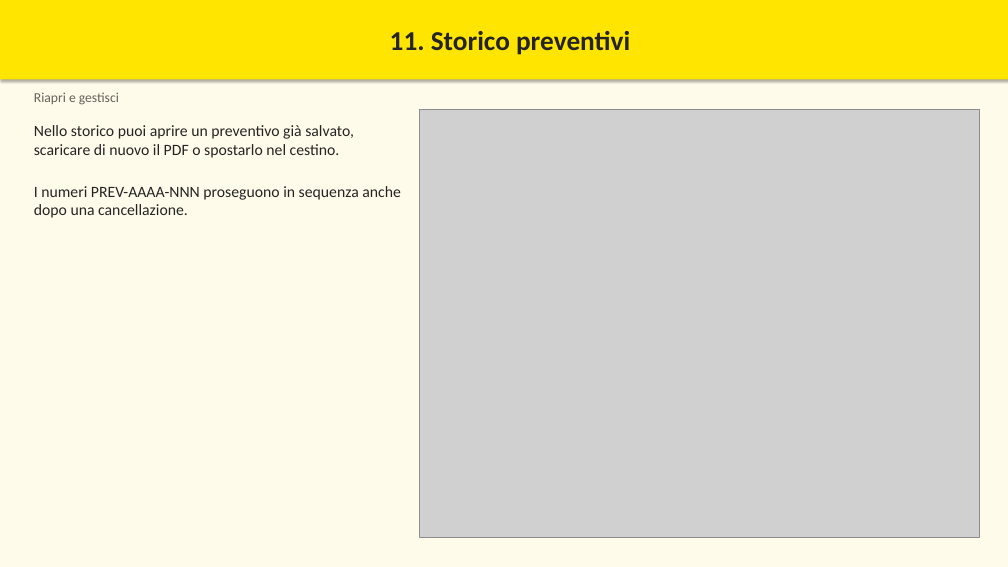
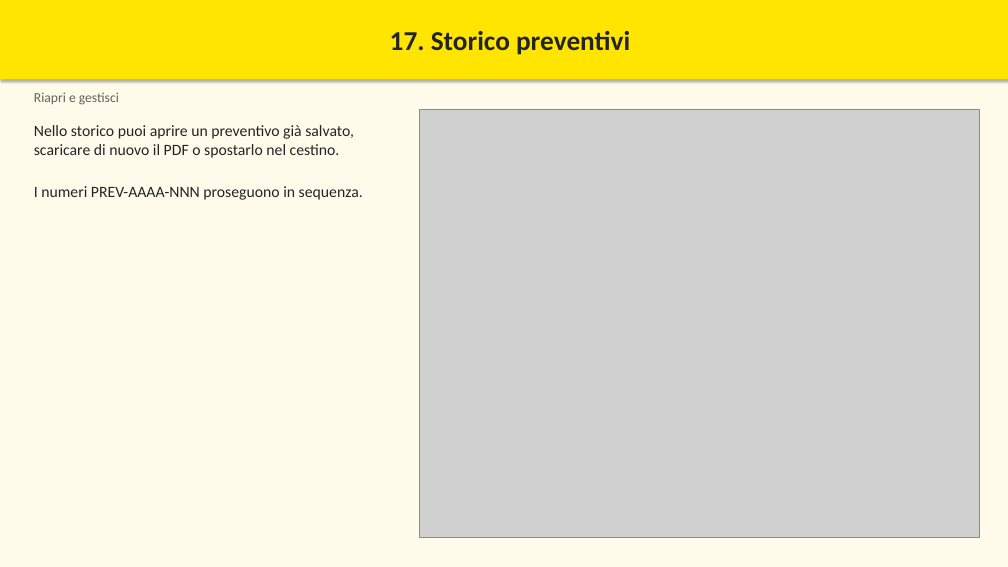
Before and after one commit to MBRP95/Preventivatore, a slide deck: slide 20 of docs/manuale/Manuale_Preventivatore.pptx (slide 12 before the commit). Drawn at 1008x567 pixels with LibreOffice and Linux fonts; fonts in the diff are those of the drawing; grey boxes stand for pictures. Boxes give left, top, right and bottom in pixels: in the first picture for what was removed or moved away, otherwise in the second. Text is boxed around its words. In the diff, an @@ line names an element or a change of style, - is before the commit and + after.

```diff
--- a/docs/manuale/Manuale_Preventivatore.pptx
+++ b/docs/manuale/Manuale_Preventivatore.pptx
@@ text in rectangle at (390, 31, 630, 55): text changed @@
-11. Storico preventivi
+17. Storico preventivi
@@ text at (34, 125, 363, 200): text changed @@
-Nello storico puoi aprire un preventivo già salvato, scaricare di nuovo il PDF o spostarlo nel cestino.
-I numeri PREV-AAAA-NNN proseguono in sequenza anche dopo una cancellazione.
+Nello storico puoi aprire un preventivo già salvato,
+scaricare di nuovo il PDF o spostarlo nel cestino.
+I numeri PREV-AAAA-NNN proseguono in sequenza.
```
Also in this commit, not shown: 17 other slides changed, 8 slides added, 7 other files.
